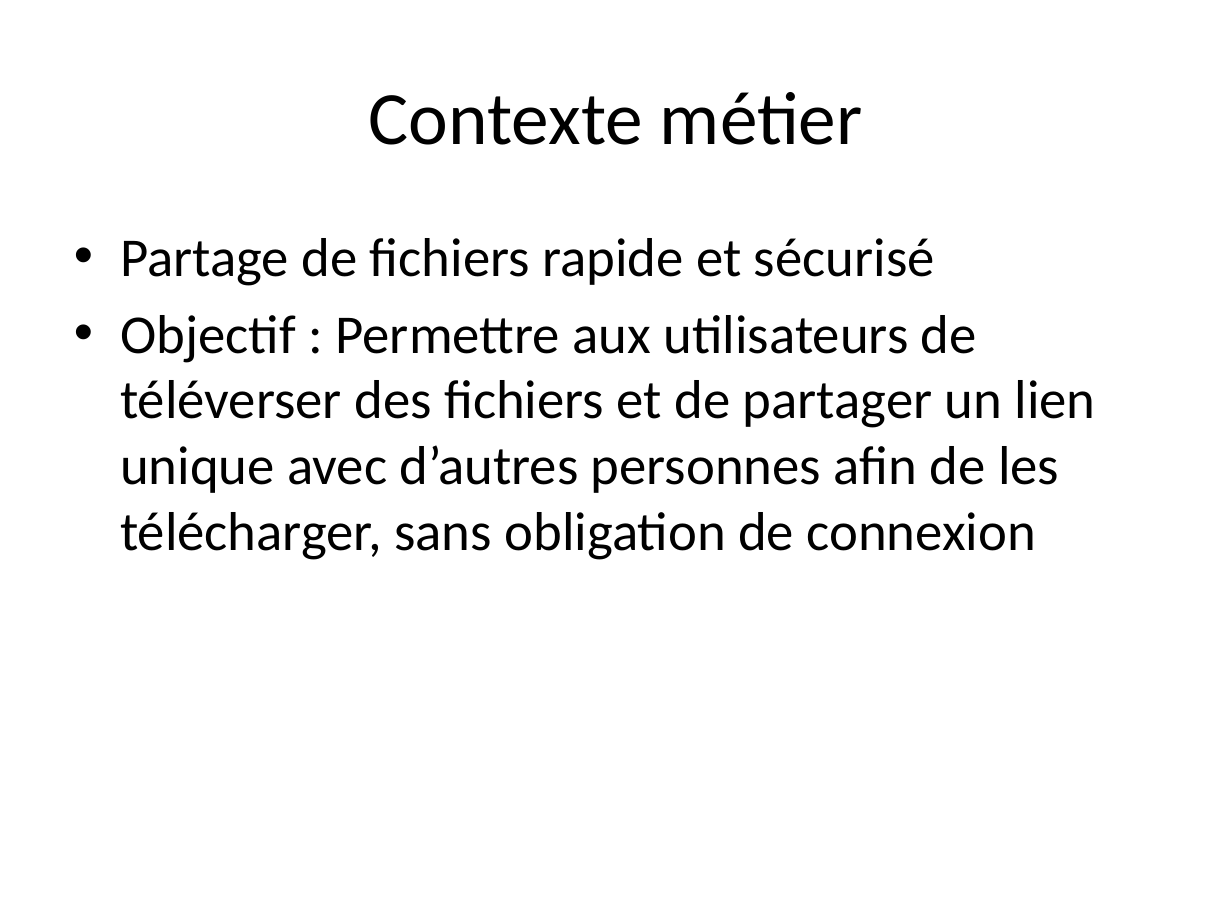
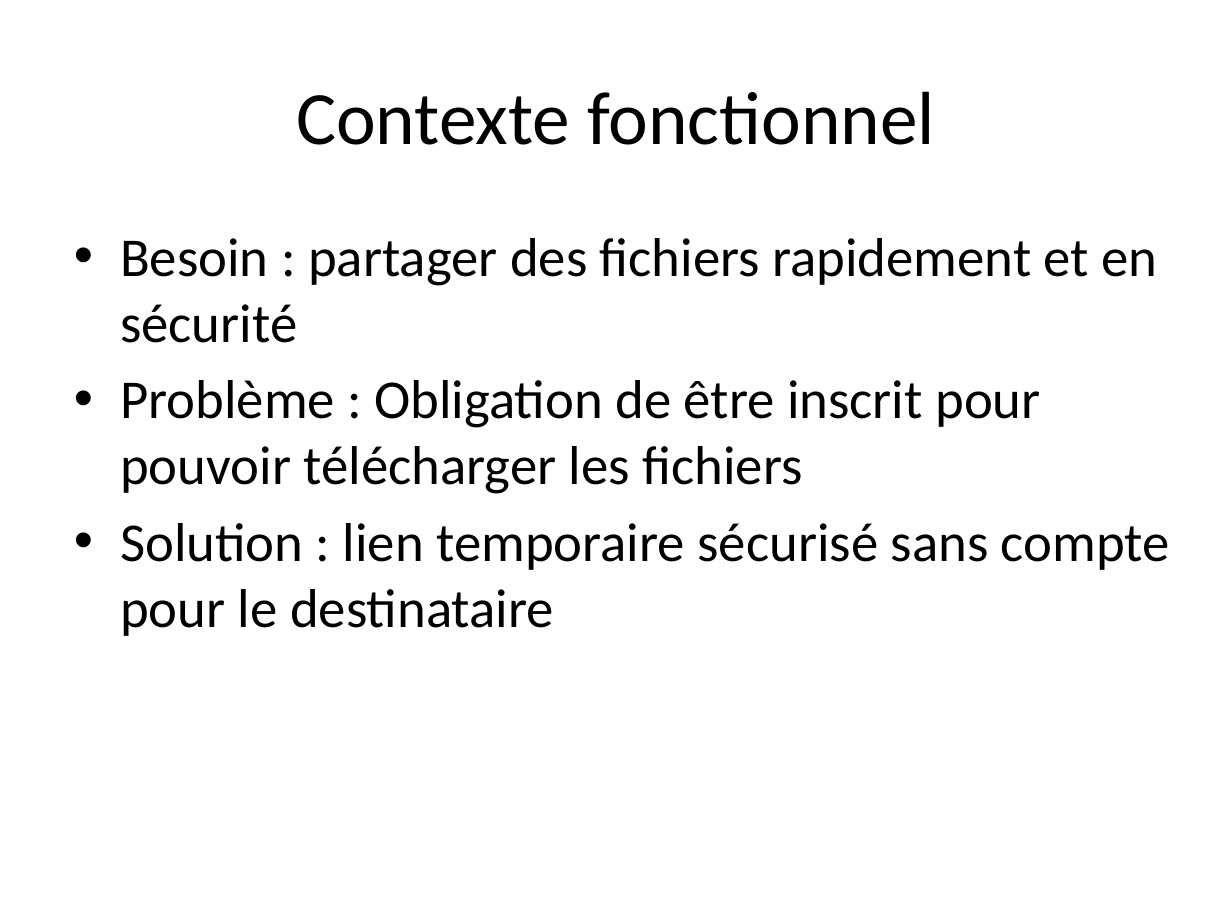
Before and after one commit to Abderrazzak20/Projet3_datashare, a slide deck: slide 2 of DataShare_Presentation.pptx. Drawn at 1232x924 pixels with LibreOffice and Linux fonts; fonts in the diff are those of the drawing. Boxes give left, top, right and bottom in pixels: in the first picture for what was removed or moved away, otherwise in the second. Text is boxed around its words. In the diff, an @@ line names an element or a change of style, - is before the commit and + after.

```diff
--- a/DataShare_Presentation.pptx
+++ b/DataShare_Presentation.pptx
@@ title at (296,91,935,145): text changed @@
-Contexte métier
+Contexte fonctionnel
@@ text at (120,238,1170,636): text changed @@
-• Partage de fichiers rapide et sécurisé
-• Objectif : Permettre aux utilisateurs de téléverser des fichiers et de partager un lien unique avec d’autres personnes afin de les télécharger, sans obligation de connexion
+• Besoin : partager des fichiers rapidement et en sécurité
+• Problème : Obligation de être inscrit pour pouvoir télécharger les fichiers
+• Solution : lien temporaire sécurisé sans compte pour le destinataire
```
Also in this commit, not shown: 4 other slides changed, 6 slides added, 4 slides removed.
